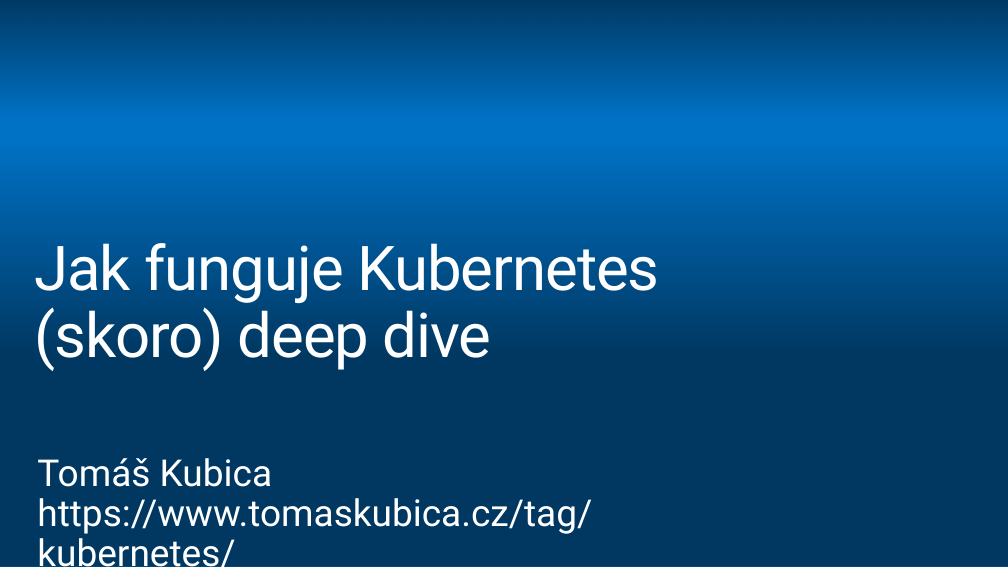
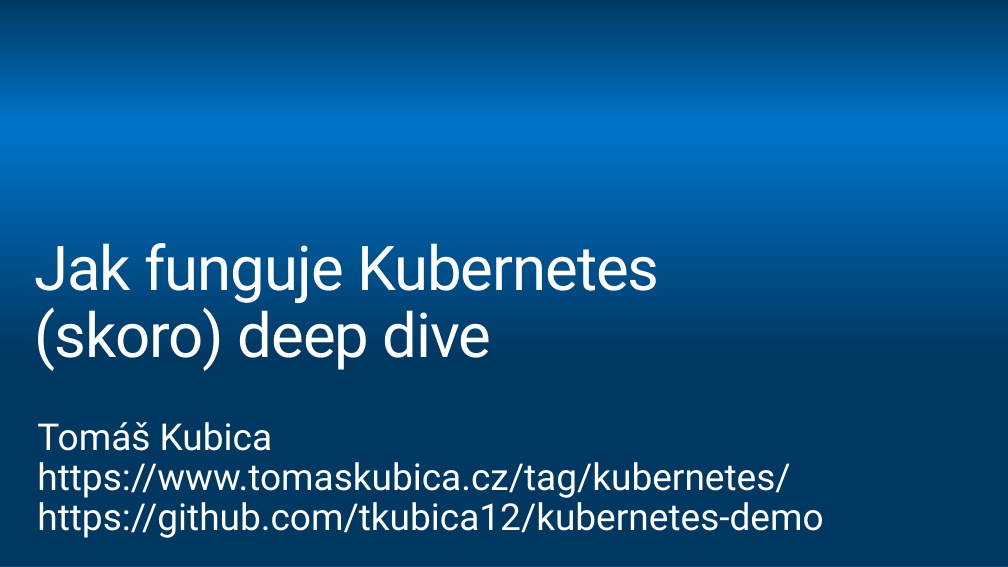
Before and after one commit to tkubica12/kubernetes-demo, a slide deck: slide 1 of PPT-CZ/Kubernetes - jak funguje.pptx. Drawn at 1008x567 pixels with LibreOffice and Linux fonts; fonts in the diff are those of the drawing; background and template pictures are left out. Boxes give left, top, right and bottom in pixels: in the first picture for what was removed or moved away, otherwise in the second. Text is boxed around its words. In the diff, an @@ line names an element or a change of style, - is before the commit and + after.

```diff
--- a/PPT-CZ/Kubernetes - jak funguje.pptx
+++ b/PPT-CZ/Kubernetes - jak funguje.pptx
@@ text "Tomáš Kubica": place and size @@
-text "Tomáš Kubica" at (37, 458, 592, 567)
+text "Tomáš Kubica" at (37, 422, 823, 538)
@@ text at (37, 495, 823, 538): paragraph added @@
+https://github.com/tkubica12/kubernetes-demo
```
Also in this commit, not shown: 1 other slide changed, 1 slide added, 1 slide removed.
